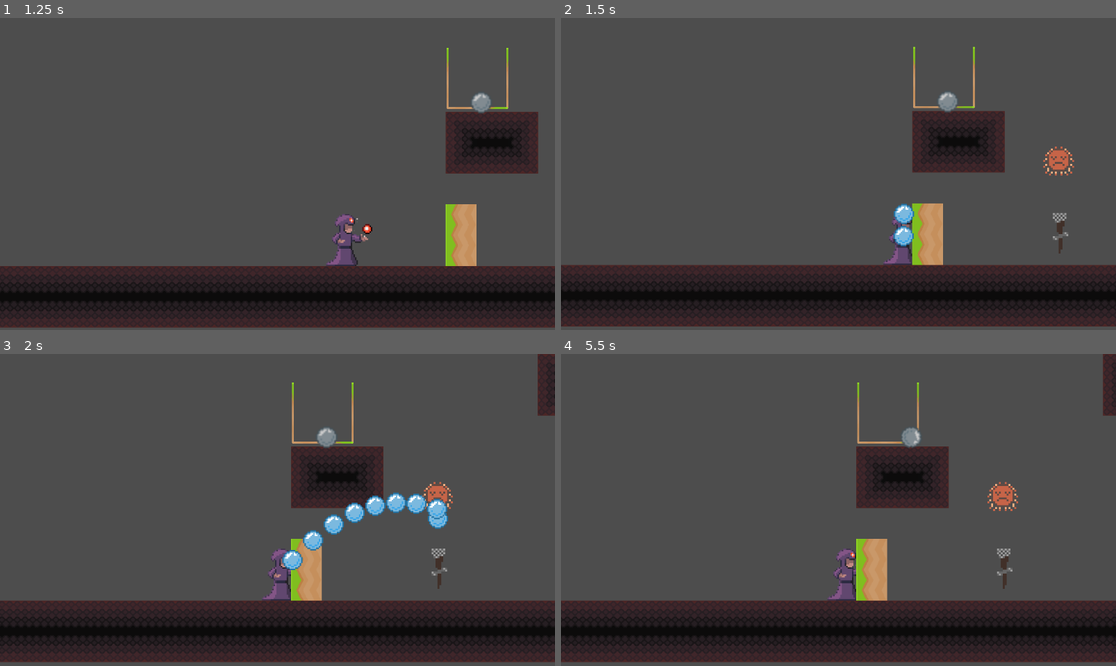
Above: before the commit, frames 1-4 (two rows, left to right).
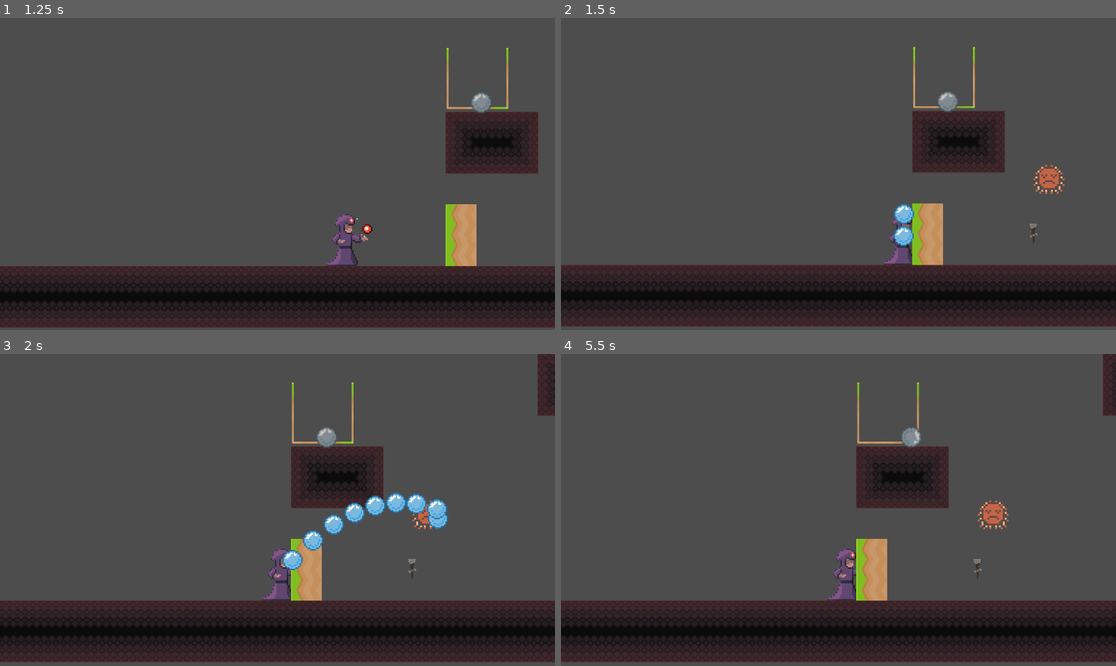
Above: after the commit, the same moments.

Repository: hanseei/superwizquest
Game: Godot game, scene res://Assets/Nodes/Scenes/TestStage.tscn
Two runs of this game, one before a commit and one after it. Both use one fixed random seed, a clock stepped at 60 frames per second and the inputs below.
Inputs:
- Up to frame 1 (1.25 s): hold D (move_right) from 0.53 s (still down); hold Shift (shift) from 0.53 s (still down); tap W (move_up) at 0.77 s
- Up to frame 2 (1.5 s): keep holding D (move_right); release Shift (shift) at 1.28 s; tap Space (space) at 1.35 s
- Up to frame 3 (2 s): keep holding D (move_right); tap W (move_up) at 1.52 s
- Up to frame 4 (5.5 s): release D (move_right) at 2.03 s; hold Shift (shift) 2.03-2.78 s; hold A (move_left) 2.03-4.28 s; tap Space (space) at 2.85, 4.35 s; tap W (move_up) at 3.02, 3.77, 4.52 s; hold Shift (shift) 3.53-4.28 s; hold D (move_right) from 4.28 s (still down); hold Shift (shift) from 5.03 s (still down)

Frame 1 is identical in both runs. In frame 2, 0.6% of the frame differs, in the area x 84-93%, y 41-76%; in frame 3, 0.4%; in frame 4, 0.7%, in the area x 74-83%, y 40-76%.

Commit message:
Refactored interactable and objectTrigger

Diff:
--- a/Assets/Nodes/Actors/Interactables/Scripts/interactable.gd
+++ b/Assets/Nodes/Actors/Interactables/Scripts/interactable.gd
@@ -8,6 +8,10 @@
 
 signal deactivated
 signal activated
+
+func _ready():
+	area_entered.connect(_on_area_entered)
+	body_entered.connect(_on_body_entered)
 
 
 #	If hit with a firebolt, check if already lit, if not, light and emit 'lit' signal.
@@ -23,7 +27,7 @@
 		deactivated.emit()
 
 #	On collision (layer 4), check if object is in an activating or deactivating group
-func area_entered(area: Area2D):
+func _on_area_entered(area: Area2D):
 	for group in activateGroups:
 		if (area.is_in_group(group)):
 			activateTrigger()
@@ -32,3 +36,13 @@
 		if (area.is_in_group(group)):
 			deactivateTrigger()
 			return
+
+func _on_body_entered(body: Node):
+	for group in activateGroups:
+		if (body.is_in_group(group)):
+			activateTrigger()
+			return
+	for group in deactivateGroups:
+		if (body.is_in_group(group)):
+			deactivateTrigger()
+			return
--- a/Assets/Nodes/Actors/Interactables/Scripts/objectTrigger.gd
+++ b/Assets/Nodes/Actors/Interactables/Scripts/objectTrigger.gd
@@ -42,48 +42,32 @@
 
 # Ups and downs the counter, toggles lit if all torches are lit
 func _andFunc(activated: bool):
+	_increment(activated)
+	_logicCheck(counter >= maxAmnt)
+
+# Ups and downs the counter, toggles lit if at least one torch is lit
+func _orFunc(activated: bool):
+	_increment(activated)
+	_logicCheck(counter >= 1)
+
+# Ups and downs the counter, toggles lit if not all torches are lit
+func _nandFunc(activated: bool):
+	_increment(activated)
+	_logicCheck(counter < maxAmnt)
+
+# Ups and downs the counter, toggles lit if no torches are lit
+func _norFunc(activated: bool):
+	_increment(activated)
+	_logicCheck(counter == 0)
+
+func _increment(activated: bool):
 	if (activated):
 		counter += 1
 	else:
 		counter -= 1
 
-	if (counter >= maxAmnt):
-		lit = true
-	else:
-		lit = false
-	_light()
-
-# Ups and downs the counter, toggles lit if at least one torch is lit
-func _orFunc(activated: bool):
-	if (activated):
-		counter += 1
-	else:
-		counter -= 1
-	if (counter >= 1):
-		lit = true
-	else:
-		lit = false
-	_light()
-
-# Ups and downs the counter, toggles lit if not all torches are lit
-func _nandFunc(activated: bool):
-	if (activated):
-		counter += 1
-	else:
-		counter -= 1
-	if (counter < maxAmnt):
-		lit = true
-	else:
-		lit = false
-	_light()
-
-# Ups and downs the counter, toggles lit if no torches are lit
-func _norFunc(activated: bool):
-	if (activated):
-		counter += 1
-	else:
-		counter -= 1
-	if (counter == 0):
+func _logicCheck(trigger: bool):
+	if (trigger):
 		lit = true
 	else:
 		lit = false
--- a/Assets/Nodes/Actors/Interactables/Scripts/physicsable.gd
+++ b/Assets/Nodes/Actors/Interactables/Scripts/physicsable.gd
@@ -15,7 +15,7 @@
 
 	if Gamecontroller.global_direction.normalized() ==  Vector2.LEFT:
 
-		wind_speed = -200.0
+		wind_speed = -2000.0
 		jump_velocity = 0
 		print("left")
 
--- a/Assets/Nodes/Actors/Interactables/Scripts/stone_bucket.gd
+++ b/Assets/Nodes/Actors/Interactables/Scripts/stone_bucket.gd
@@ -2,13 +2,9 @@
 
 func _ready():
 	activateGroups = ["stones"]
+	activated.connect(Stone_inside)
+	super._ready()
 
-
-func body_entered(body: Node):
-	for group in activateGroups:
-		if (body.is_in_group(group)):
-			activateTrigger()
-			return
 
 func Stone_inside():
 	print("stone in box")
--- a/Assets/Nodes/Actors/Interactables/Scripts/toggletest.gd
+++ b/Assets/Nodes/Actors/Interactables/Scripts/toggletest.gd
@@ -1,91 +1,13 @@
-extends Node2D
+extends ObjectTrigger
 
-enum LOGIC {AND, OR, NAND, NOR}
+func _ready():
+	super._ready()
+	triggered.connect(_lightSprite.bind(true))
+	detriggered.connect(_lightSprite.bind(false))
 
-@export var logic: LOGIC = LOGIC.AND
-@export var triggerObjectArray: Array[Area2D]
 
-var counter: int = 0 # Current number of lit torches
-var maxAmnt: int = 0 # Amount of torches checked
-var lit: bool = false # Checks whether signal is good or bad
-
-# TODO: Potential for refactor with changing the order of match and for loop, or having one bound function that does the match instead
-func _ready():
-	maxAmnt = triggerObjectArray.size()
-	if (triggerObjectArray.size() > 0):
-		match logic:
-			LOGIC.AND:
-				for triggerObject in triggerObjectArray:
-					triggerObject.activated.connect(_andFunc.bind(true))
-					triggerObject.deactivated.connect(_andFunc.bind(false))
-			LOGIC.OR:
-				for triggerObject in triggerObjectArray:
-					triggerObject.activated.connect(_orFunc.bind(true))
-					triggerObject.deactivated.connect(_orFunc.bind(false))
-			LOGIC.NAND:
-				for triggerObject in triggerObjectArray:
-					triggerObject.activated.connect(_nandFunc.bind(true))
-					triggerObject.deactivated.connect(_nandFunc.bind(false))
-				lit = true
-				_light()
-			LOGIC.NOR:
-				for triggerObject in triggerObjectArray:
-					triggerObject.activated.connect(_norFunc.bind(true))
-					triggerObject.deactivated.connect(_norFunc.bind(false))
-				lit = true
-				_light()
-
-# Ups and downs the counter, toggles lit if all torches are lit
-func _andFunc(activated: bool):
-	if (activated):
-		counter += 1
-	else:
-		counter -= 1
-
-	if (counter >= maxAmnt):
-		lit = true
-	else:
-		lit = false
-	_light()
-
-# Ups and downs the counter, toggles lit if at least one torch is lit
-func _orFunc(activated: bool):
-	if (activated):
-		counter += 1
-	else:
-		counter -= 1
-	if (counter >= 1):
-		lit = true
-	else:
-		lit = false
-	_light()
-
-# Ups and downs the counter, toggles lit if not all torches are lit
-func _nandFunc(activated: bool):
-	if (activated):
-		counter += 1
-	else:
-		counter -= 1
-	if (counter < maxAmnt):
-		lit = true
-	else:
-		lit = false
-	_light()
-
-# Ups and downs the counter, toggles lit if no torches are lit
-func _norFunc(activated: bool):
-	if (activated):
-		counter += 1
-	else:
-		counter -= 1
-	if (counter == 0):
-		lit = true
-	else:
-		lit = false
-	_light()
-
-func _light():
-	if (lit):
+func _lightSprite(lightUp: bool):
+	if lightUp:
 		$AnimatedSprite2D.animation = "activated"
 	else:
 		$AnimatedSprite2D.animation = "default"
--- a/Assets/Nodes/Actors/Interactables/Scripts/torch.gd
+++ b/Assets/Nodes/Actors/Interactables/Scripts/torch.gd
@@ -3,6 +3,9 @@
 func _ready():
 	activateGroups = ["fires"]
 	deactivateGroups = ["waters"]
+	activated.connect(lightTorch)
+	deactivated.connect(douseTorch)
+	super._ready()
 
 #	If hit with a firebolt, check if already lit, if not, light and emit 'lit' signal.
 func lightTorch():
--- a/Assets/Nodes/Actors/Interactables/torch.tscn
+++ b/Assets/Nodes/Actors/Interactables/torch.tscn
@@ -53,7 +53,3 @@
 texture_filter = 1
 sprite_frames = SubResource("SpriteFrames_36g16")
 autoplay = "default"
-
-[connection signal="activated" from="." to="." method="lightTorch"]
-[connection signal="area_entered" from="." to="." method="area_entered"]
-[connection signal="deactivated" from="." to="." method="douseTorch"]
--- a/Assets/Nodes/Scenes/TestStage.tscn
+++ b/Assets/Nodes/Scenes/TestStage.tscn
@@ -365,58 +365,6 @@
 position = Vector2(928, 7.5)
 shape = SubResource("RectangleShape2D_vwov1")
 
-[node name="Torch" parent="." instance=ExtResource("4_vwov1")]
-position = Vector2(666, 584)
-scale = Vector2(2, 2)
-
-[node name="Toggletest" parent="." node_paths=PackedStringArray("triggerObjectArray") instance=ExtResource("5_57x3k")]
-texture_filter = 1
-position = Vector2(664, 515)
-triggerObjectArray = [NodePath("../Torch")]
-
-[node name="torch" parent="." instance=ExtResource("4_vwov1")]
-position = Vector2(1411, 587)
-
-[node name="torch2" parent="." instance=ExtResource("4_vwov1")]
-position = Vector2(1594, 588)
-
-[node name="torch3" parent="." instance=ExtResource("4_vwov1")]
-position = Vector2(1868, 525)
-
-[node name="torch4" parent="." instance=ExtResource("4_vwov1")]
-position = Vector2(2040, 522)
-
-[node name="torch5" parent="." instance=ExtResource("4_vwov1")]
-position = Vector2(2343, 454)
-
-[node name="torch6" parent="." instance=ExtResource("4_vwov1")]
-position = Vector2(2483, 459)
-
-[node name="torch7" parent="." instance=ExtResource("4_vwov1")]
-position = Vector2(2775, 391)
-
-[node name="torch8" parent="." instance=ExtResource("4_vwov1")]
-position = Vector2(2929, 390)
-
-[node name="Toggletest2" parent="." node_paths=PackedStringArray("triggerObjectArray") instance=ExtResource("5_57x3k")]
-position = Vector2(2844, 336)
-logic = 3
-triggerObjectArray = [NodePath("../torch7"), NodePath("../torch8")]
-
-[node name="Toggletest3" parent="." node_paths=PackedStringArray("triggerObjectArray") instance=ExtResource("5_57x3k")]
-position = Vector2(2413, 397)
-logic = 2
-triggerObjectArray = [NodePath("../torch5"), NodePath("../torch6")]
-
-[node name="Toggletest4" parent="." node_paths=PackedStringArray("triggerObjectArray") instance=ExtResource("5_57x3k")]
-position = Vector2(1958, 463)
-logic = 1
-triggerObjectArray = [NodePath("../torch3"), NodePath("../torch4")]
-
-[node name="Toggletest5" parent="." node_paths=PackedStringArray("triggerObjectArray") instance=ExtResource("5_57x3k")]
-position = Vector2(1511, 554)
-triggerObjectArray = [NodePath("../torch"), NodePath("../torch2")]
-
 [node name="RichTextLabel" type="RichTextLabel" parent="."]
 offset_left = 1495.0
 offset_top = 512.0
@@ -458,7 +406,7 @@
 
 [node name="Door" parent="." node_paths=PackedStringArray("triggerObjectArray") instance=ExtResource("8_hgiis")]
 position = Vector2(512, 624)
-triggerObjectArray = [NodePath("../Torch")]
+triggerObjectArray = [NodePath("../torch")]
 
 [node name="Stone bucket" parent="." instance=ExtResource("10_qe2em")]
 position = Vector2(545, 429)
@@ -466,8 +414,13 @@
 [node name="Stone" parent="." instance=ExtResource("7_5tspq")]
 position = Vector2(549, 365)
 
+[node name="Toggletest" parent="." node_paths=PackedStringArray("triggerObjectArray") instance=ExtResource("5_57x3k")]
+position = Vector2(654, 534)
+triggerObjectArray = [NodePath("../torch")]
+
+[node name="torch" parent="." instance=ExtResource("4_vwov1")]
+position = Vector2(638, 588)
+
 [connection signal="body_entered" from="Killzone" to="Killzone" method="_on_body_entered"]
-[connection signal="activated" from="Stone bucket" to="Stone bucket" method="Stone_inside"]
-[connection signal="body_entered" from="Stone bucket" to="Stone bucket" method="body_entered"]
 
 [editable path="Player"]
--- a/project.godot
+++ b/project.godot
@@ -17,7 +17,7 @@
 
 [autoload]
 
-Gamecontroller="*res://gamecontroller.gd"
+Gamecontroller="*res://Assets/Nodes/Scripts/gamecontroller.gd"
 
 [global_group]
 
Not shown, removed: Assets/Images/Spritesheets/gitfolderfile.txt
Not shown, removed: Assets/Images/Tilesets/gitfolderfile.txt
Not shown, removed: Assets/Nodes/Actors/Interactables/Scripts/gitfolderfile.txt
Not shown, removed: Assets/Nodes/Actors/Player/gitfolderfile.txt
Not shown: 1 places in Assets/Nodes/Scenes/TestStage.tscn that only renumber resources
Not shown, removed: Assets/Nodes/Scenes/gitfolderfile.txt
Renamed: gamecontroller.gd -> Assets/Nodes/Scripts/gamecontroller.gd
Renamed: gamecontroller.gd.uid -> Assets/Nodes/Scripts/gamecontroller.gd.uid
